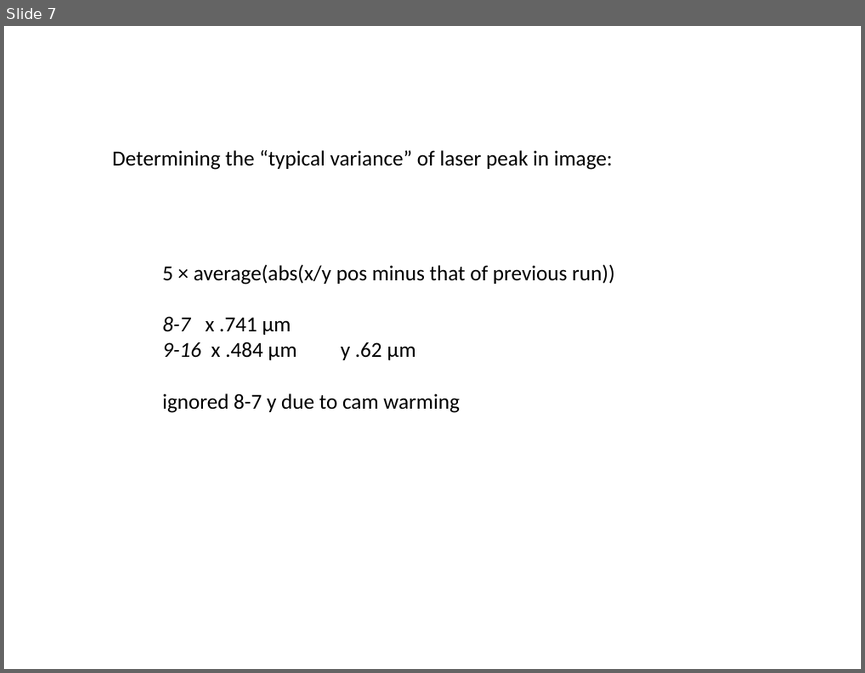
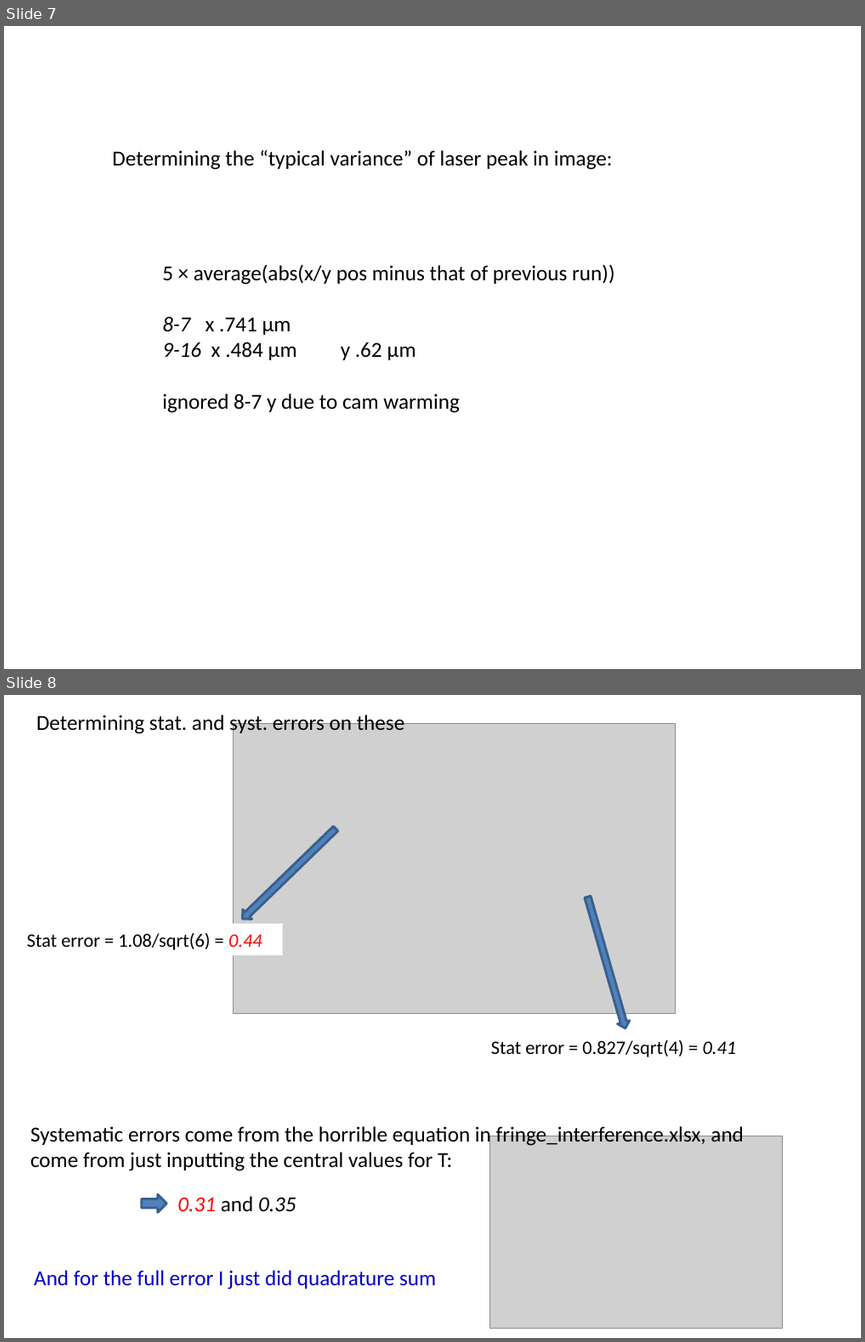
Before and after one commit to Waltmon/timthesis, a slide deck: thought_process.pptx. Shown one above the other, each under a label of ours: slide 7 before the commit, slides 7 and 8 after it. The pictures are 865x673 and 865x1342 pixels, drawn with LibreOffice and Linux fonts; fonts in the diff are those of the drawing; grey boxes stand for pictures. Boxes give left, top, right and bottom in pixels: in the first picture for what was removed or moved away, otherwise in the second. Text is boxed around its words. In the diff, an @@ line names an element or a change of style, - is before the commit and + after.

```diff
--- a/thought_process.pptx
+++ b/thought_process.pptx
@@ slide 8 added at (4,695,861,1338), background #FFFFFF @@
@@ text added at (36,713,405,736), 18 pt, text #000000 @@
+Determining stat. and syst. errors on these
@@ picture added at (233,723,675,1014) @@
@@ right arrow added at (238,824,340,924), fill #4F81BD, outline #3A5F8C 2 pt @@
@@ right arrow added at (581,895,631,1031), fill #4F81BD, outline #3A5F8C 2 pt @@
@@ text added at (27,933,262,950), 16 pt, text #000000 @@
+Stat error = 1.08/sqrt(6) = 0.44
@@ text added at (491,1040,737,1057), 16 pt, text #000000 @@
+Stat error = 0.827/sqrt(4) = 0.41
@@ text added at (30,1124,744,1171), 18 pt, text #000000 @@
+Systematic errors come from the horrible equation in fringe_interference.xlsx, and come from just inputting the central values for T:
@@ picture added at (490,1136,782,1328) @@
@@ right arrow added at (142,1195,167,1213), fill #4F81BD, outline #3A5F8C 2 pt @@
@@ text added at (177,1196,296,1211), 18 pt, text #000000, italic @@
+0.31 and 0.35
@@ text added at (34,1270,436,1289), 18 pt, text #0000CC @@
+And for the full error I just did quadrature sum
```
Also in this commit, not shown: 14 other files.
